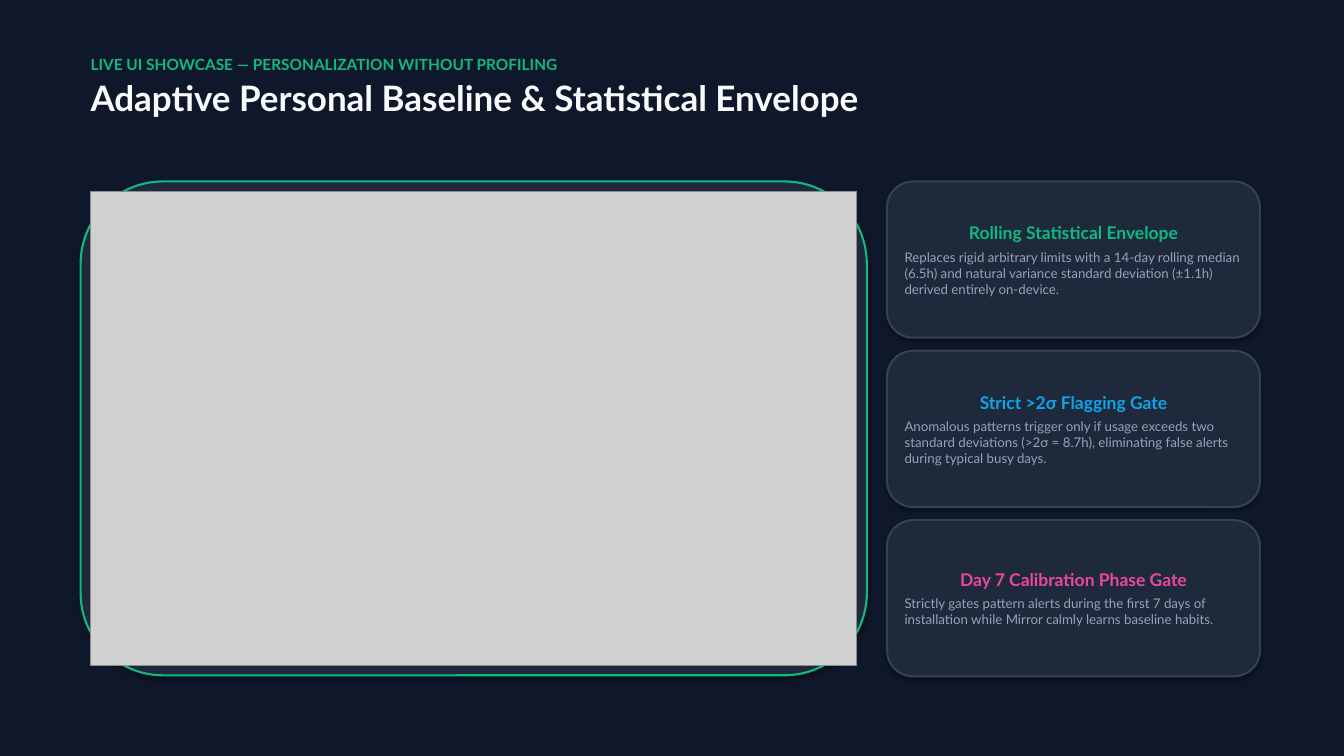
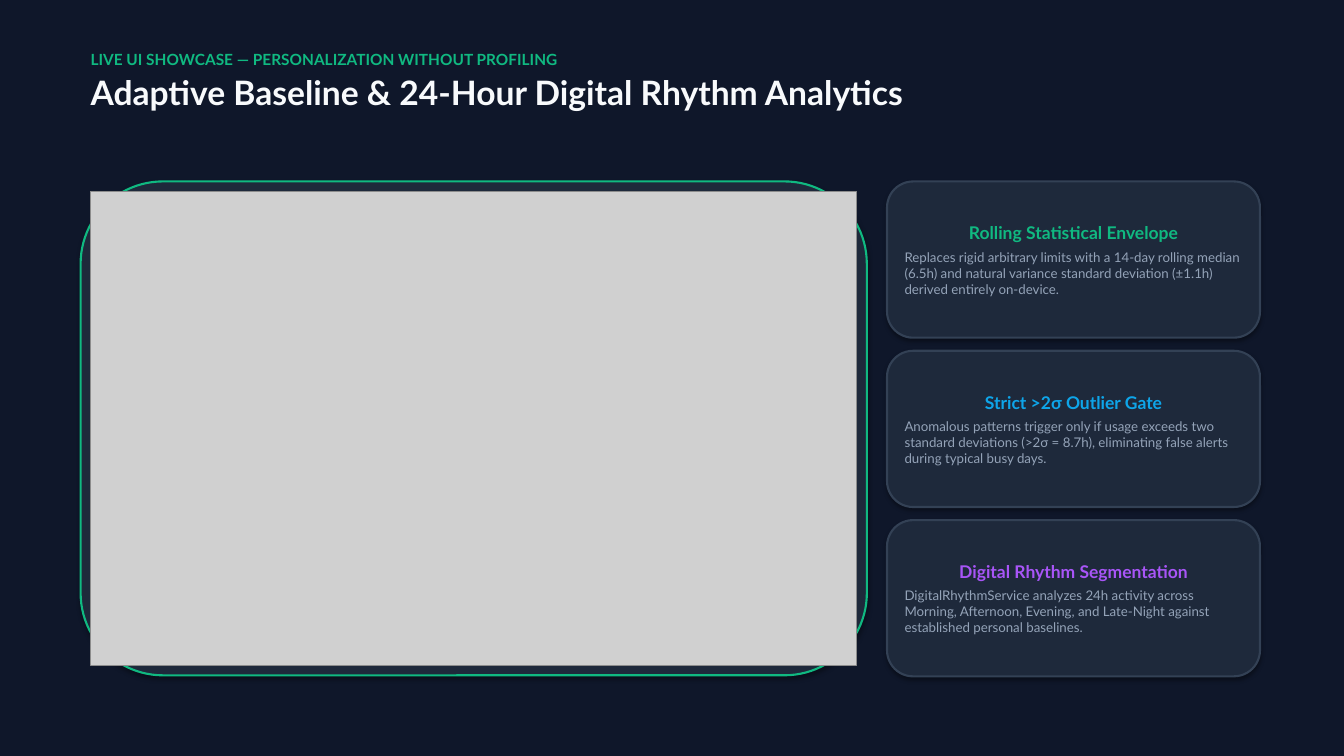
Before and after one commit to Rp-13-byt/MIRROR, a slide deck: slide 7 of submission/Mirror_Pitch_Deck.pptx (slide 6 before the commit). Drawn at 1344x756 pixels with LibreOffice and Linux fonts; fonts in the diff are those of the drawing; grey boxes stand for pictures. Boxes give left, top, right and bottom in pixels: in the first picture for what was removed or moved away, otherwise in the second. Text is boxed around its words. In the diff, an @@ line names an element or a change of style, - is before the commit and + after.

```diff
--- a/submission/Mirror_Pitch_Deck.pptx
+++ b/submission/Mirror_Pitch_Deck.pptx
@@ text at box(91, 80, 903, 111): text changed; size 25 to 24 pt @@
-Adaptive Personal Baseline & Statistical Envelope
+Adaptive Baseline & 24-Hour Digital Rhythm Analytics
@@ text in rounded rectangle at box(985, 396, 1162, 409): text changed @@
-Strict >2σ Flagging Gate
+Strict >2σ Outlier Gate
@@ text in rounded rectangle at box(905, 565, 1209, 634): text changed @@
-Day 7 Calibration Phase Gate
-Strictly gates pattern alerts during the first 7 days of installation while Mirror calmly learns baseline habits.
+Digital Rhythm Segmentation
+DigitalRhythmService analyzes 24h activity across Morning, Afternoon, Evening, and Late-Night against established personal baselines.
```
Also in this commit, not shown: 7 other slides changed, 3 slides added, 2 slides removed, 5 other files.
